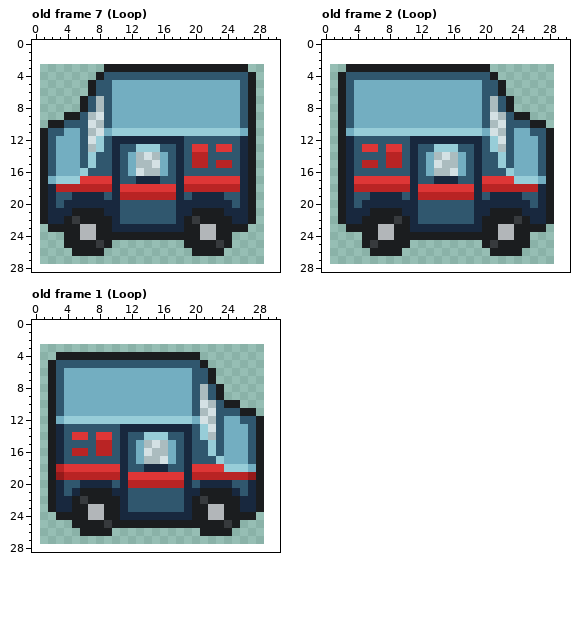
Edited in one commit: pixel-art file (Assets/Art/Minigames/Delivery/truck.aseprite). Above: the version before the commit.
28x25 pixels, 9 frames. Shown: old frame 7 (Loop), old frame 2 (Loop), old frame 1 (Loop). The old version is drawn lined up with the new one, on the new canvas. The commit also changed other frames, which this record leaves out.
The result:
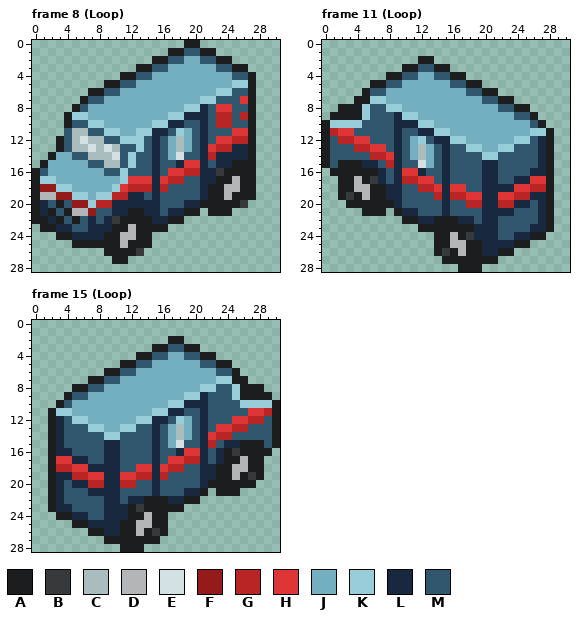
Palette (. is transparent): A #1b1d1f  B #373a3d  C #abbcbf  D #b2b6b9  E #d4e1e4  F #951a1a  G #b92424  H #de3636  J #73aec1  K #97cdd8  L #18283e  M #30576e
A new or re-ordered frame is compared with the old frame closest to it.
From old to new:
canvas 28x25 -> 31x29, the old top-left corner now at 1,3
frames 9 -> 16
Changed rows in their new state; - is an unchanged pixel.
Frame 8 (Loop) is new; against old frame 7 (Loop):
first column x 0:
 0 -------------------AA-------
 1 -----------------AAMMAA-----
 2 ---------------AAMMJJMMAA---
 3 ---------....--MMJJJJJJMM---
 4 --------...AA--JJJJJJJJJJ---
 5 -------..AAMM------------KK-
 6 --------A-M------------KKM--
 7 --------MJ-----------KKMMMH-
 8 -----AMJJJ---------KKLMHHM--
 9 -----KKJJJ-------KKLLLMGGMG-
10 --..A--KKJ-----KKLLMMLMGGM--
11 -...MCCMMK-JJ--LLM-JMLMMMHH-
12 -..AMCECC-MKKKM-MJCJ-L-HHGG-
13 -..AMCCECEC---ML-JCJMLHGGL--
14 -.A--M-CCCE-KMMLMJE-MLGLLL--
15 --J---JM-CC-KMMLM--HHL-LLAA-
16 AMJ---JJJ-MKMMMLMHHGGLLBAAA-
17 AKKJJJJJJJJKHHH-HGGMMLLAADA-
18 AFFKKJJJJJK-GGGLGMMMMLAADDA-
19 ADDFFKKJKKG-LLMLMMM-M-AADAA-
20 ALMAMFFKGG-LLLLL--M--AAAAAB.
21 ALAMADDFMM-LAALL-L-A-.--A...
22 A--AMAMLMLBAAAALLAA.........
23 -A-LLMMLLLAADAAAA..........-
24 ---A-LLLL--DD--..........---
25 ----.---A-ADAAA----......---
26 -----....AAAAB------....----
27 ----------AA----------------
Frame 11 (Loop) is new; against old frame 2 (Loop):
first column x 0:
 2 ------------AA---------------
 3 ---.......--MM--.....--------
 4 --......AA--JJ--AA....-------
 5 --....AAMM------MMAA...------
 6 --...AMM----------MMAA.------
 7 --..AAKK-------------MA------
 8 ---AAKMMKK----------JJ-MAA---
 9 -A-AAKMMMLKK--------JJJJMMA--
10 AKKKKMMMMLLLKK------JJJJJJM--
11 AGHHMMMMMLMMLL--JJJJ-JJJ--KK-
12 AMGGHH---L-JKM--KKJJJJJJKKML-
13 AMMMGG-HML-JCJMLM-KKJJKKMMML-
14 AMMM--GGHL-JC-MLMM-MKKM-MMML-
15 AM-AALL--L-ME-MLMM-MLLM-MMML-
16 -A-AAAAL-LHHLMMLMM-MLL-MMMLL-
17 ---ADABLMLGGHHM-M--MLLMMLLHH-
18 ---ADDAALLMMGG-L--MMLLLLHH-G-
19 ---BADAA---MMM-L--HHL-HHGGL--
20 --.AAAAAA-MM---L--GG--GG-----
21 --...A--.------L---M-LLLMMM--
22 --........-ALLAAALLMLLMMMMM--
23 ---.........AAAAAAA-LLMMMMLLA
24 -----.........--D-BLLLMMLLAA-
25 -----......---AADDAALLLL-----
26 ------....----ABADAALL--.----
27 ---------------AAAAAAA-------
28 -----------------AAA---------
Frame 15 (Loop) is new; against old frame 1 (Loop):
first column x 2:
 2 ---------------AA------------
 3 -------------AAMMAA----------
 4 -..........--MMJJMMAA--------
 5 .........AA--JJJJJJMMAA------
 6 .......AAMM-------JJJMMA-----
 7 .....AAMM---------JJJKKAA----
 8 ...AAMM-----------JKKMMKAAA--
 9 ..AMM------------KKL-MMKAAAA-
10 .AM------------KKLLLM-MMKKKKA
11 -KK----------KKLLM-LM---MHHGA
12 -LM--JJJJJJ--LLM-JMLM-MHHGGMA
13 -----KKJJKKMM-MJCJ-LMHHGG-MMA
14 ---MM-MKKM--MLMJCJ-LHGGMM-MMA
15 ------MLLM-MMLM-EM-LG-LLAA-MA
16 --LMM-MLLM-MMLMMLHHLMLABAA-A-
17 -HHLL--LLM-MMLMHHGGL-LAADA---
18 --G--LLLLM-HH-HGGMMLLAADDA---
19 -LL--HHLLH-GGLGMMMMLLAADAB---
20 ---L-GG-LG-MMLMMMM--AAAAAA.--
21 ---MMLLL-M---L------.--A...--
22 --MMMMMLLMLLAAALLA-........--
23 ---MMMMLL-ABAAAAA..........--
24 ---LLMMLL-AADAA...........---
25 -----LLLL--DD--.........-----
26 ----.--LLAADABA----....------
27 -------AAAAAAA---------------
28 ---------AAA-----------------
